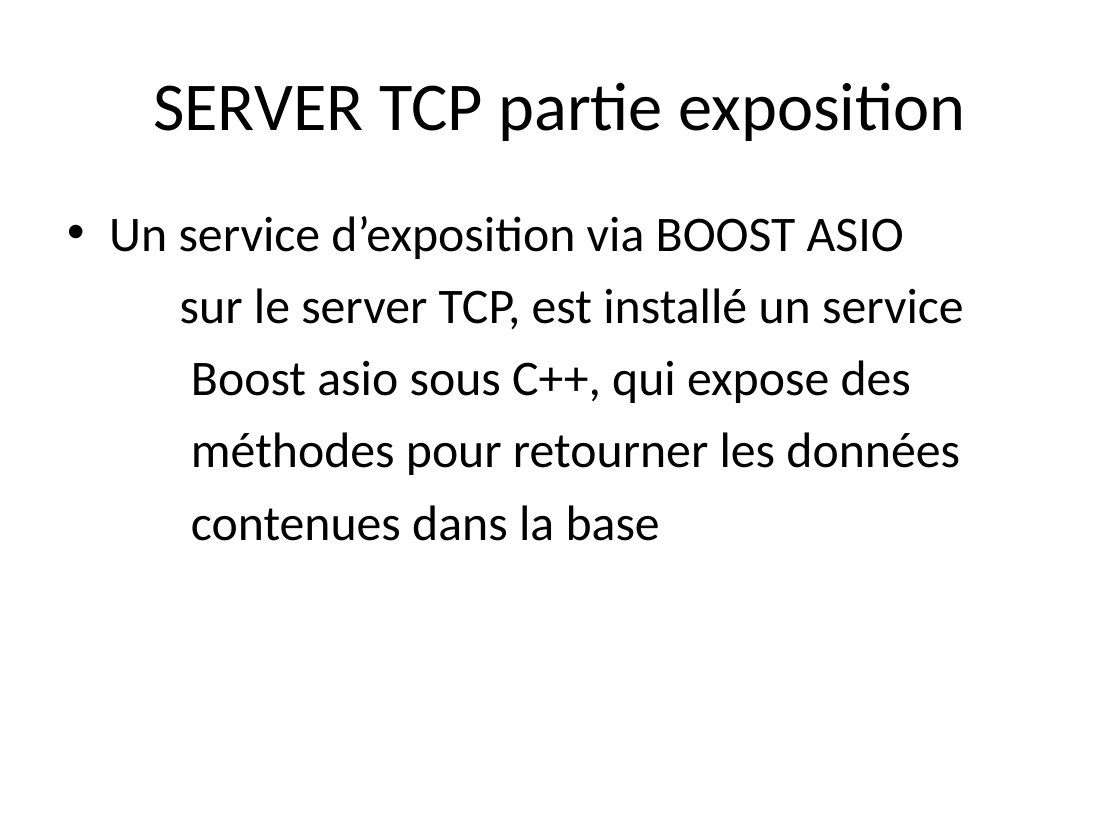
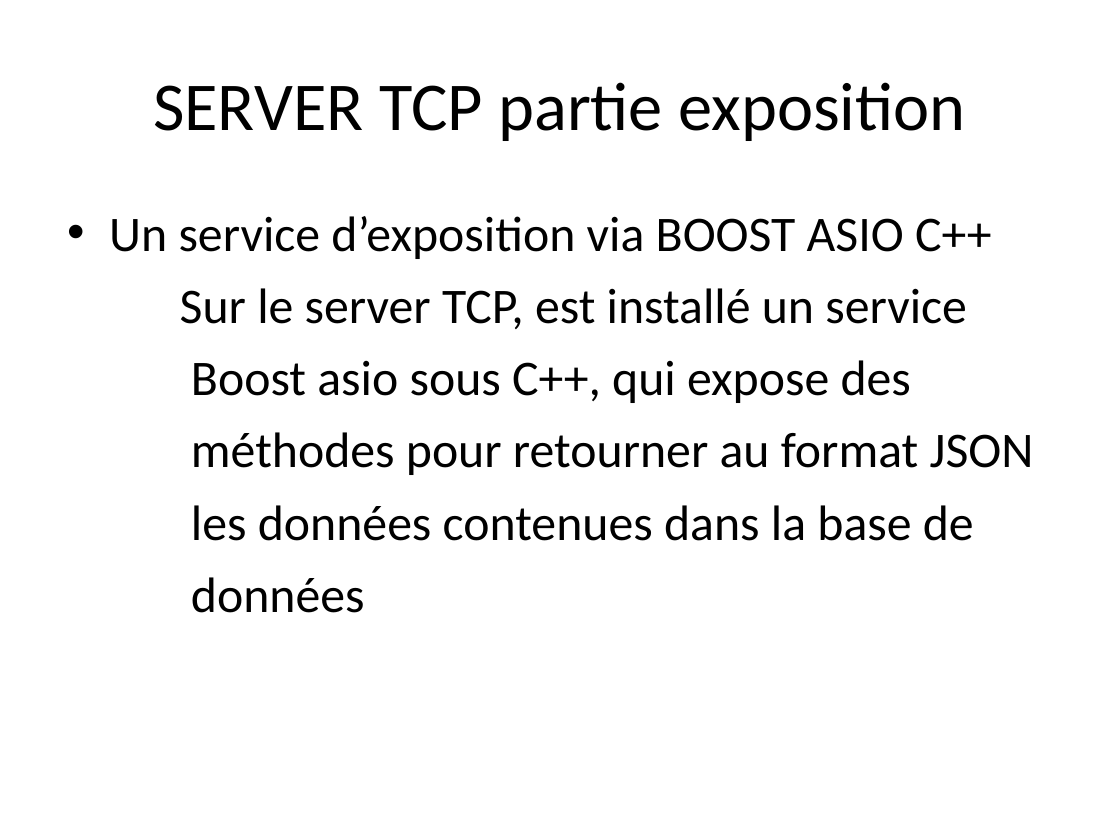
Before and after one commit to Krs-ceri/RaspberryPi, a slide deck: slide 9 of Presentation.odp. Drawn at 1120x840 pixels with LibreOffice and Linux fonts; fonts in the diff are those of the drawing. Boxes give left, top, right and bottom in pixels: in the first picture for what was removed or moved away, otherwise in the second. Text is boxed around its words. In the diff, an @@ line names an element or a change of style, - is before the commit and + after.

```diff
--- a/Presentation.odp
+++ b/Presentation.odp
@@ text at (109, 216, 991, 329): text changed @@
-• Un service d’exposition via BOOST ASIO
-sur le server TCP, est installé un service
+• Un service d’exposition via BOOST ASIO C++
+Sur le server TCP, est installé un service
@@ text at (191, 432, 1034, 613): text changed @@
-méthodes pour retourner les données
-contenues dans la base
+méthodes pour retourner au format JSON
+les données contenues dans la base de
+données
```
Also in this commit, not shown: 3 other slides changed.
